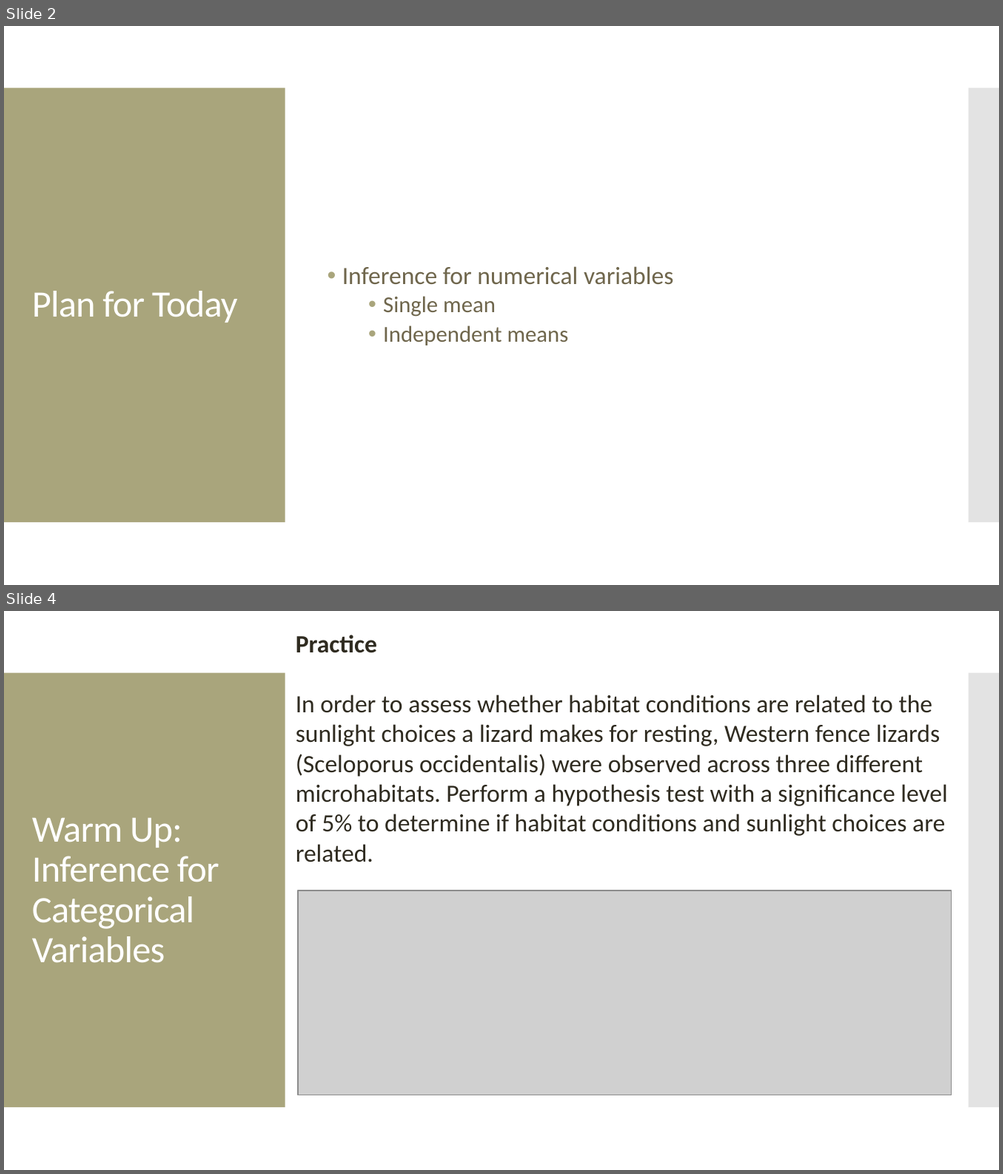
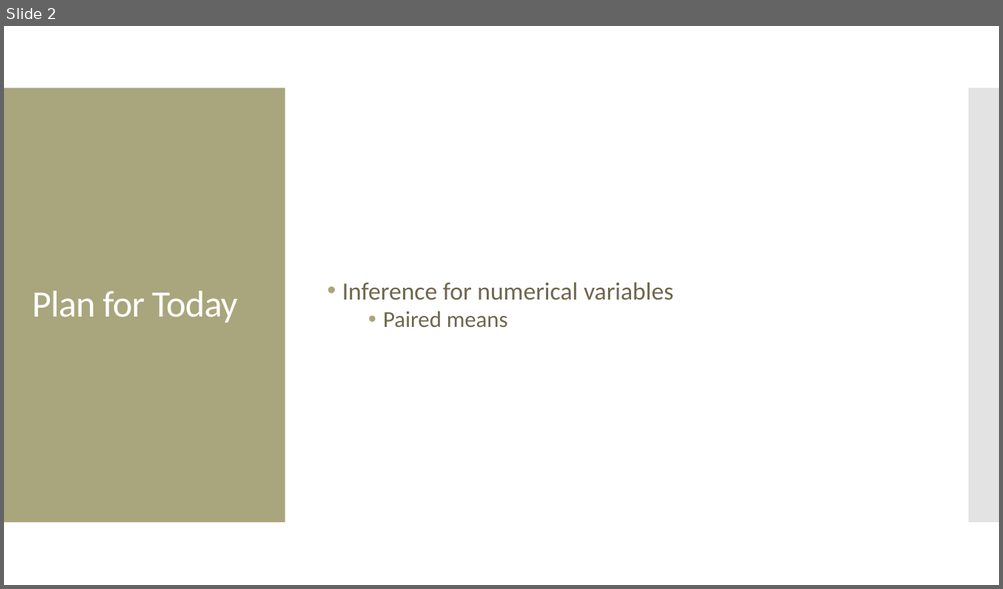
Before and after one commit to amosca01/MATH108-S24, a slide deck: slides/14-numerical-inference-pt2.pptx. Shown one above the other, each under a label of ours: slides 2 and 4 before the commit, slide 2 after it; the slides between them are not shown. The pictures are 1003x1174 and 1003x589 pixels, drawn with LibreOffice and Linux fonts; fonts in the diff are those of the drawing; grey boxes stand for pictures. Boxes give left, top, right and bottom in pixels: in the first picture for what was removed or moved away, otherwise in the second. Text is boxed around its words. In the diff, an @@ line names an element or a change of style, - is before the commit and + after.

```diff
--- a/slides/14-numerical-inference-pt2.pptx
+++ b/slides/14-numerical-inference-pt2.pptx
@@ slide 4 removed at box(4, 611, 999, 1170), background #FFFFFF; not listed: 2 template elements that a slide beside it also shows @@
@@ text removed at box(296, 635, 948, 863) @@
-Practice
-In order to assess whether habitat conditions are related to the
-sunlight choices a lizard makes for resting, Western fence lizards (Sceloporus occidentalis) were observed across three different microhabitats. Perform a hypothesis test with a significance level of 5% to determine if habitat conditions and sunlight choices are related.
@@ title removed at box(32, 817, 219, 963) @@
-Warm Up: Inference for Categorical Variables
@@ picture removed at box(298, 891, 951, 1096) @@
@@ slide 2 changed as well @@
@@ text at box(383, 311, 508, 327): text changed @@
-  • Single mean
-  • Independent means
+  • Paired means
```
Also in this commit, not shown: 13 other slides changed, 6 slides added, 12 other slides removed, 10 other files.
